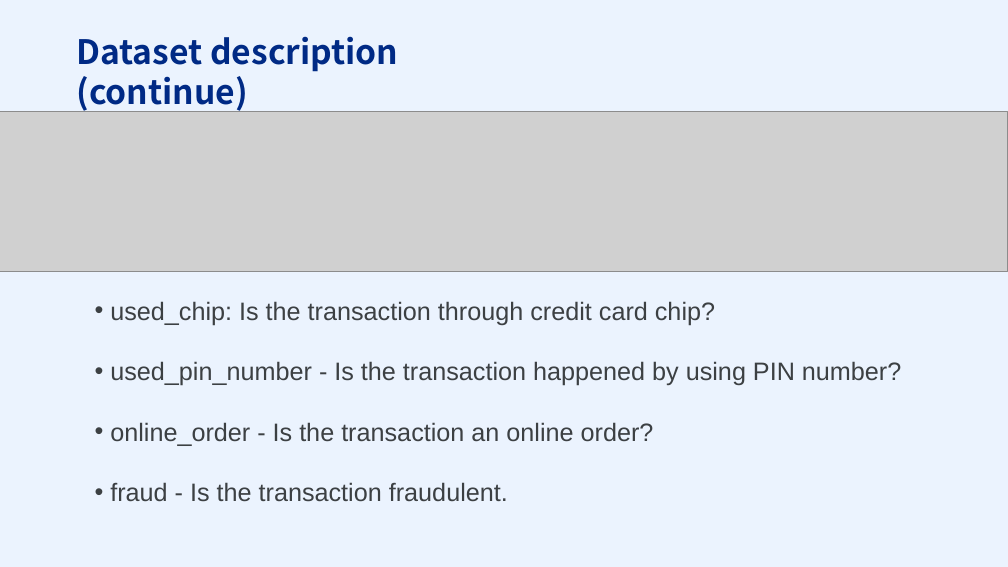
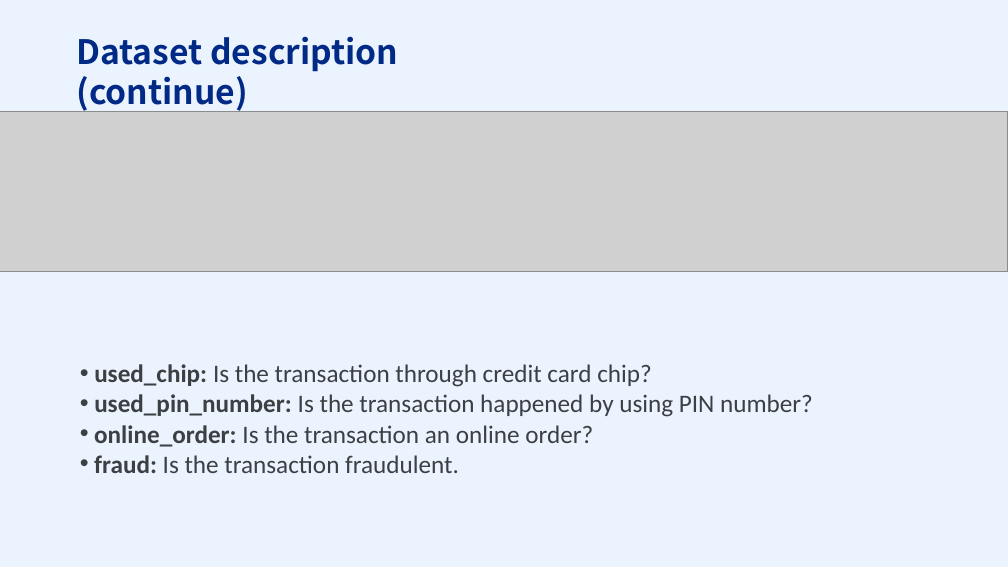
Before and after one commit to PSTAT197-F23/PSTAT197A_FP_Group1, a slide deck: slide 4 of scripts/drafts/PRESENTATION.pptx. Drawn at 1008x567 pixels with LibreOffice and Linux fonts; fonts in the diff are those of the drawing; grey boxes stand for pictures. Boxes give left, top, right and bottom in pixels: in the first picture for what was removed or moved away, otherwise in the second. Text is boxed around its words. In the diff, an @@ line names an element or a change of style, - is before the commit and + after.

```diff
--- a/scripts/drafts/PRESENTATION.pptx
+++ b/scripts/drafts/PRESENTATION.pptx
@@ text "used_chip: Is the transaction through ...": place and size @@
-text "used_chip: Is the transaction through ..." at (110,301,901,502)
+text "used_chip: Is the transaction through ..." at (94,364,813,473)
@@ text at (94,364,652,387): font Arial to Calibri in "used_chip: Is the transaction through credit card ..."; bold on in "used_chip:" @@
@@ text at (94,394,813,473): text changed; font Arial to Calibri @@
-• used_pin_number - Is the transaction happened by using PIN number?
-• online_order - Is the transaction an online order?
-• fraud - Is the transaction fraudulent.
+• used_pin_number: Is the transaction happened by using PIN number?
+• online_order: Is the transaction an online order?
+• fraud: Is the transaction fraudulent.
```
Also in this commit, not shown: 9 other slides changed.
